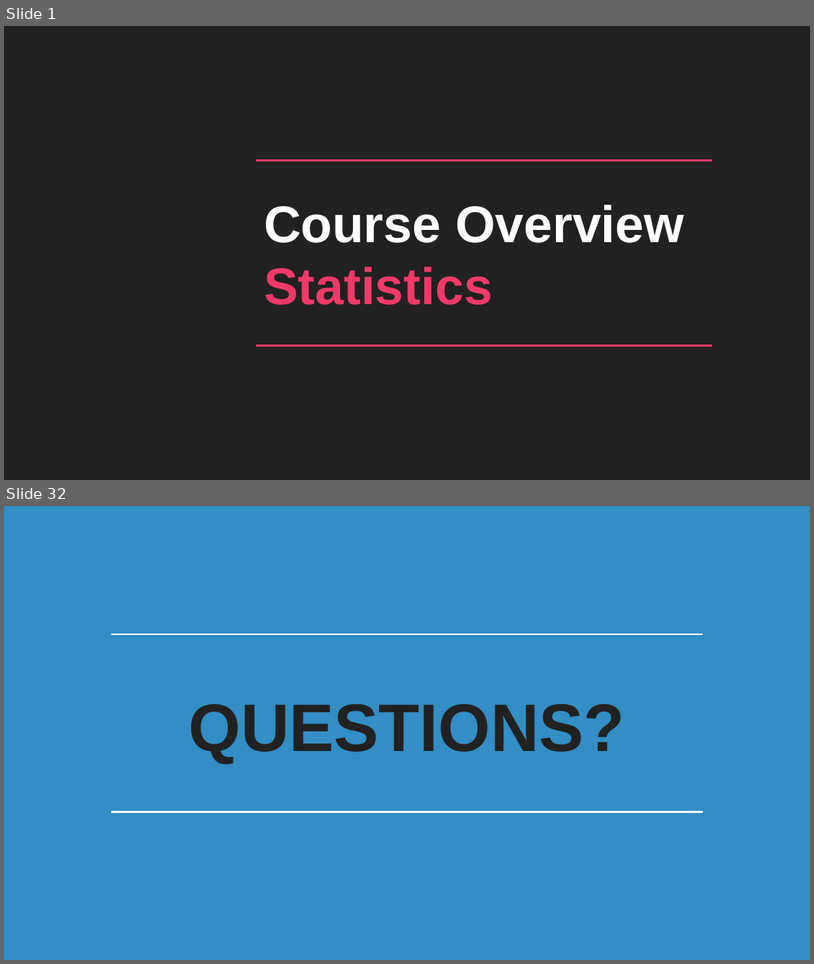
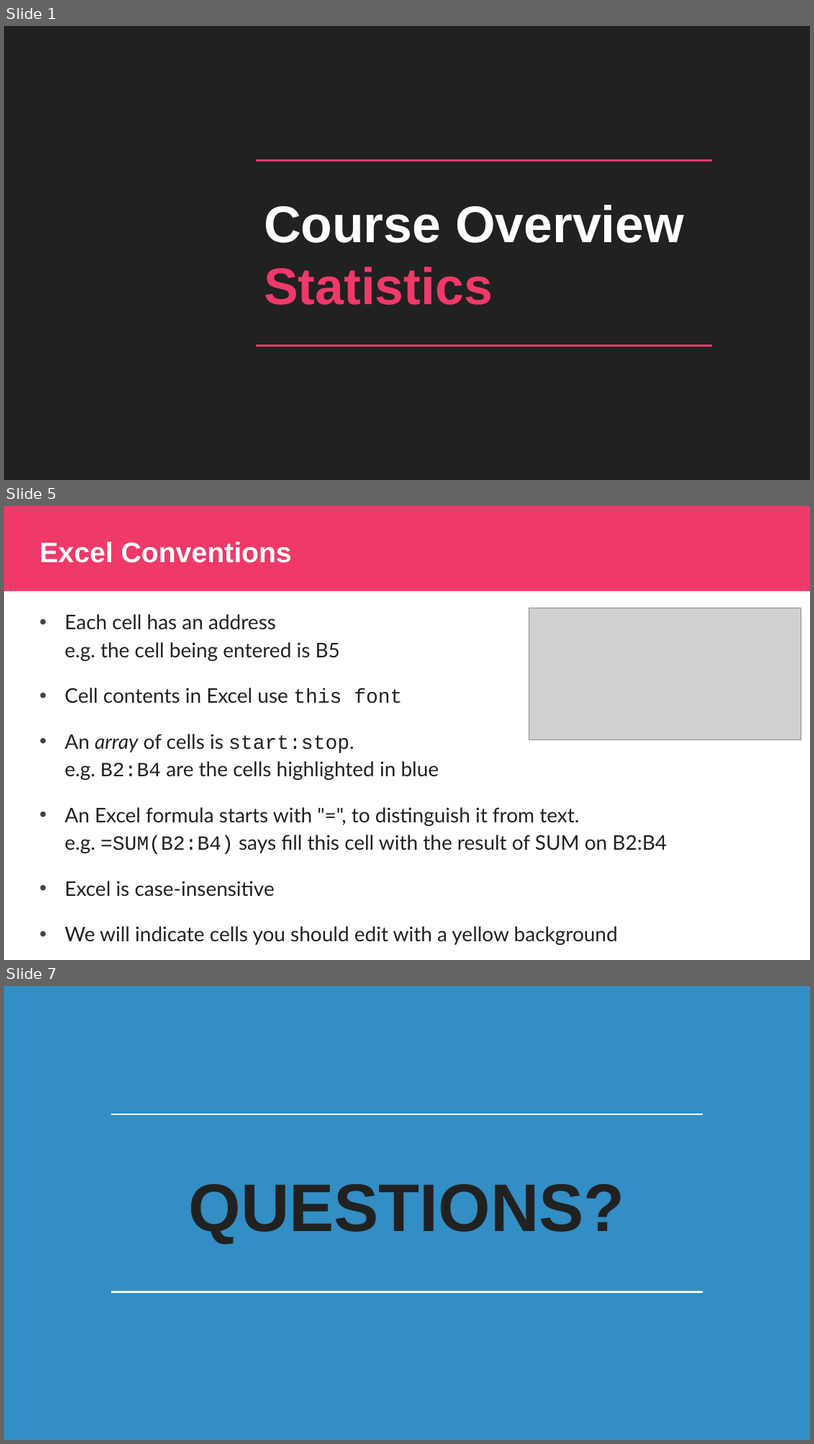
Before and after one commit to kiwidamien/statistics, a slide deck: 01_Course_Overview.pptx. Shown one above the other, each under a label of ours: slides 1 and 32 before the commit, slides 1, 5 and 7 after it; the slides between them are not shown. The pictures are 814x964 and 814x1444 pixels, drawn with LibreOffice and Linux fonts; fonts in the diff are those of the drawing; grey boxes stand for pictures; background and template pictures are left out. Boxes give left, top, right and bottom in pixels: in the first picture for what was removed or moved away, otherwise in the second. Text is boxed around its words. In the diff, an @@ line names an element or a change of style, - is before the commit and + after.

```diff
--- a/01_Course_Overview.pptx
+++ b/01_Course_Overview.pptx
@@ slide 5 added at box(4, 506, 810, 960), background #FFFFFF @@
@@ rectangle added at box(4, 506, 810, 592), fill #EF3969 @@
@@ title added at box(39, 541, 292, 563), 25.2 pt, text #FFFFFF, bold @@
+Excel Conventions
@@ picture added at box(529, 608, 802, 740) @@
@@ text added at box(64, 614, 667, 944), 18 pt, text #212121 @@
+• Each cell has an address
+  e.g. the cell being entered is B5
+• Cell contents in Excel use this font
+• An array of cells is start:stop.
+  e.g. B2:B4 are the cells highlighted in blue
+• An Excel formula starts with "=", to distinguish it from text.
+  e.g. =SUM(B2:B4) says fill this cell with the result of SUM on B2:B4
+• Excel is case-insensitive
+• We will indicate cells you should edit with a yellow background
@@ what was slide 32 is now slide 7 @@
```
Also in this commit, not shown: 1 slide changed, 3 other slides added, 32 slides removed.
